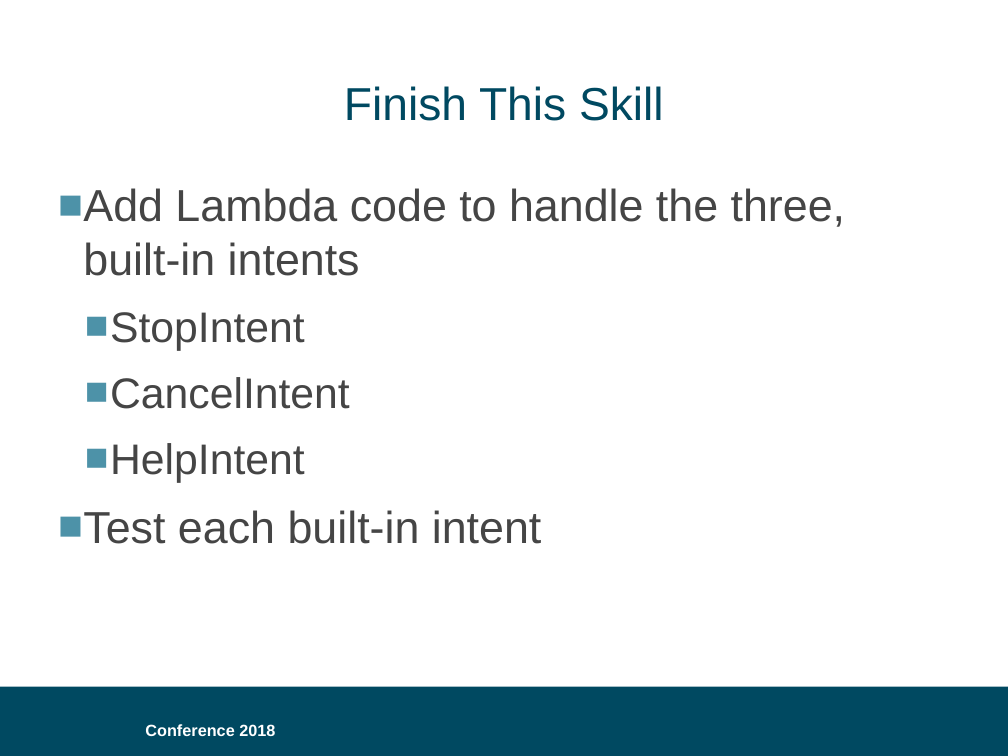
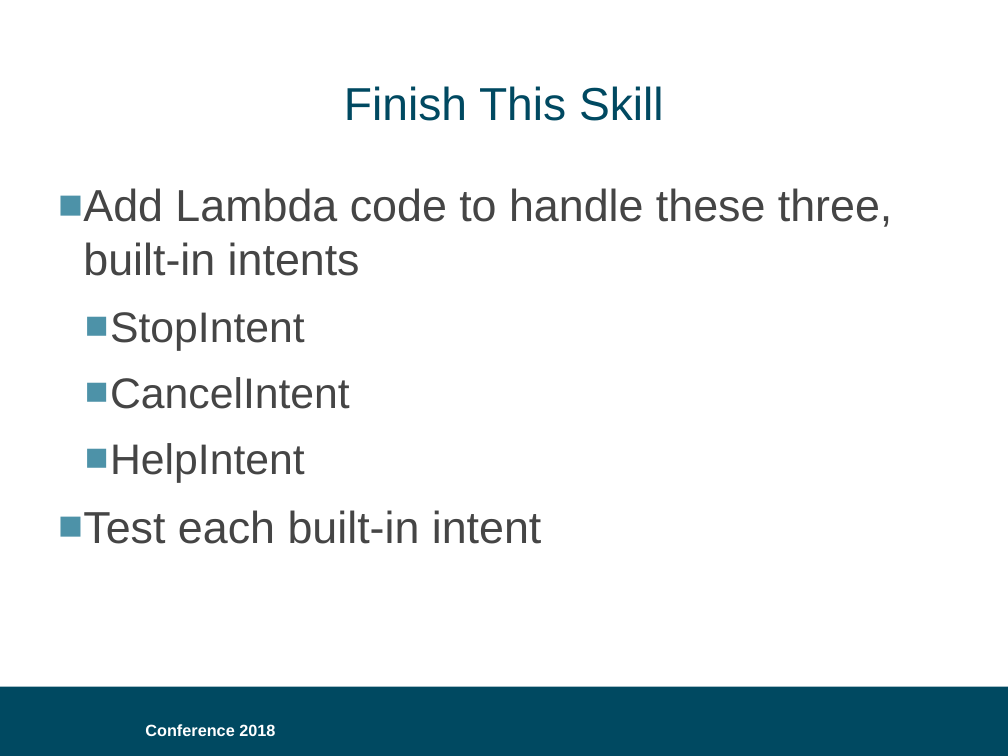
Before and after one commit to bklug/introductory-alexa-workshop, a slide deck: slide 29 of build-an-alexa-skill-for.pptx. Drawn at 1008x756 pixels with LibreOffice and Linux fonts; fonts in the diff are those of the drawing; background and template pictures are left out. Boxes give left, top, right and bottom in pixels: in the first picture for what was removed or moved away, otherwise in the second. Text is boxed around its words. In the diff, an @@ line names an element or a change of style, - is before the commit and + after.

```diff
--- a/build-an-alexa-skill-for.pptx
+++ b/build-an-alexa-skill-for.pptx
@@ text at (x1=83, y1=188, x2=892, y2=276): text changed @@
-■ Add Lambda code to handle the three, built-in intents
+■ Add Lambda code to handle these three, built-in intents
```
Also in this commit, not shown: 3 slides added.
